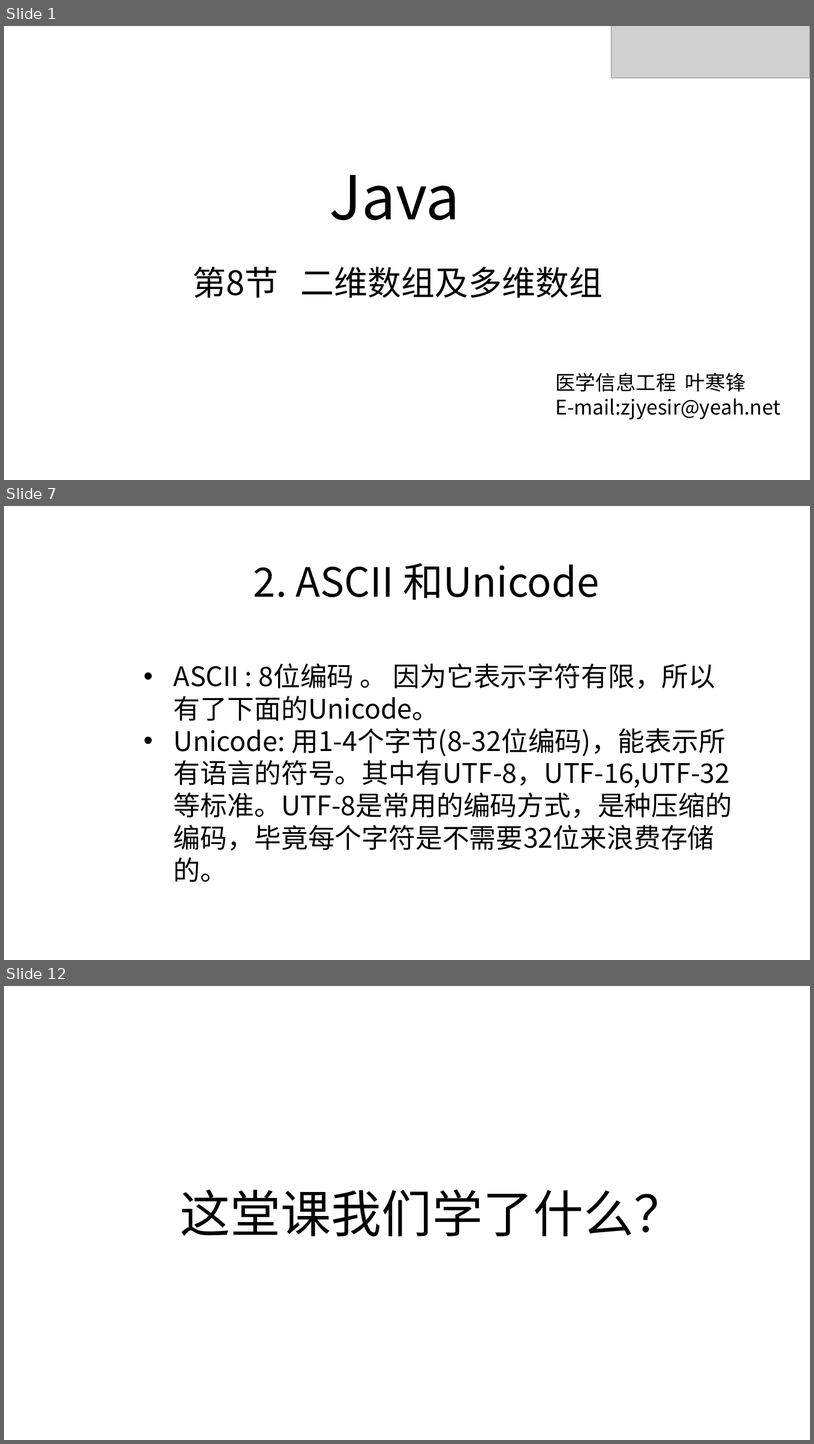
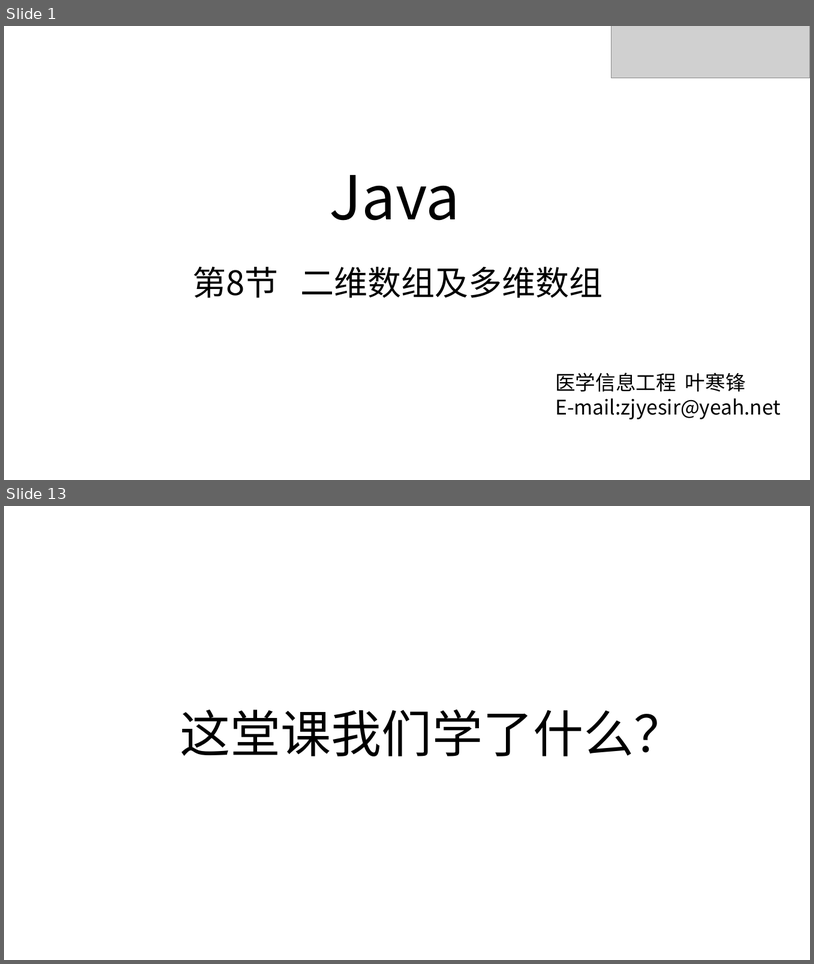
Before and after one commit to zjyesir/hmc_java_1, a slide deck: ppt/8. 二维数组.pptx. Shown one above the other, each under a label of ours: slides 1, 7 and 12 before the commit, slides 1 and 13 after it; the slides between them are not shown. The pictures are 814x1444 and 814x964 pixels, drawn with LibreOffice and Linux fonts; fonts in the diff are those of the drawing; grey boxes stand for pictures; background and template pictures are left out. Boxes give left, top, right and bottom in pixels: in the first picture for what was removed or moved away, otherwise in the second. Text is boxed around its words. In the diff, an @@ line names an element or a change of style, - is before the commit and + after.

```diff
--- a/ppt/8. 二维数组.pptx
+++ b/ppt/8. 二维数组.pptx
@@ slide 7 removed at (x1=4, y1=506, x2=810, y2=960), background picture (left out) @@
@@ text removed at (x1=254, y1=563, x2=599, y2=600) @@
-2. ASCII 和Unicode
@@ text removed at (x1=174, y1=663, x2=732, y2=882) @@
-• ASCII : 8位编码 。 因为它表示字符有限，所以有了下面的Unicode。
-• Unicode: 用1-4个字节(8-32位编码)，能表示所有语言的符号。其中有UTF-8，UTF-16,UTF-32等标准。UTF-8是常用的编码方式，是种压缩的编码，毕竟每个字符是不需要32位来浪费存储的。
@@ what was slide 12 is now slide 13 @@
```
Also in this commit, not shown: 1 slide changed, 10 slides added, 8 other slides removed, 2 other files.
